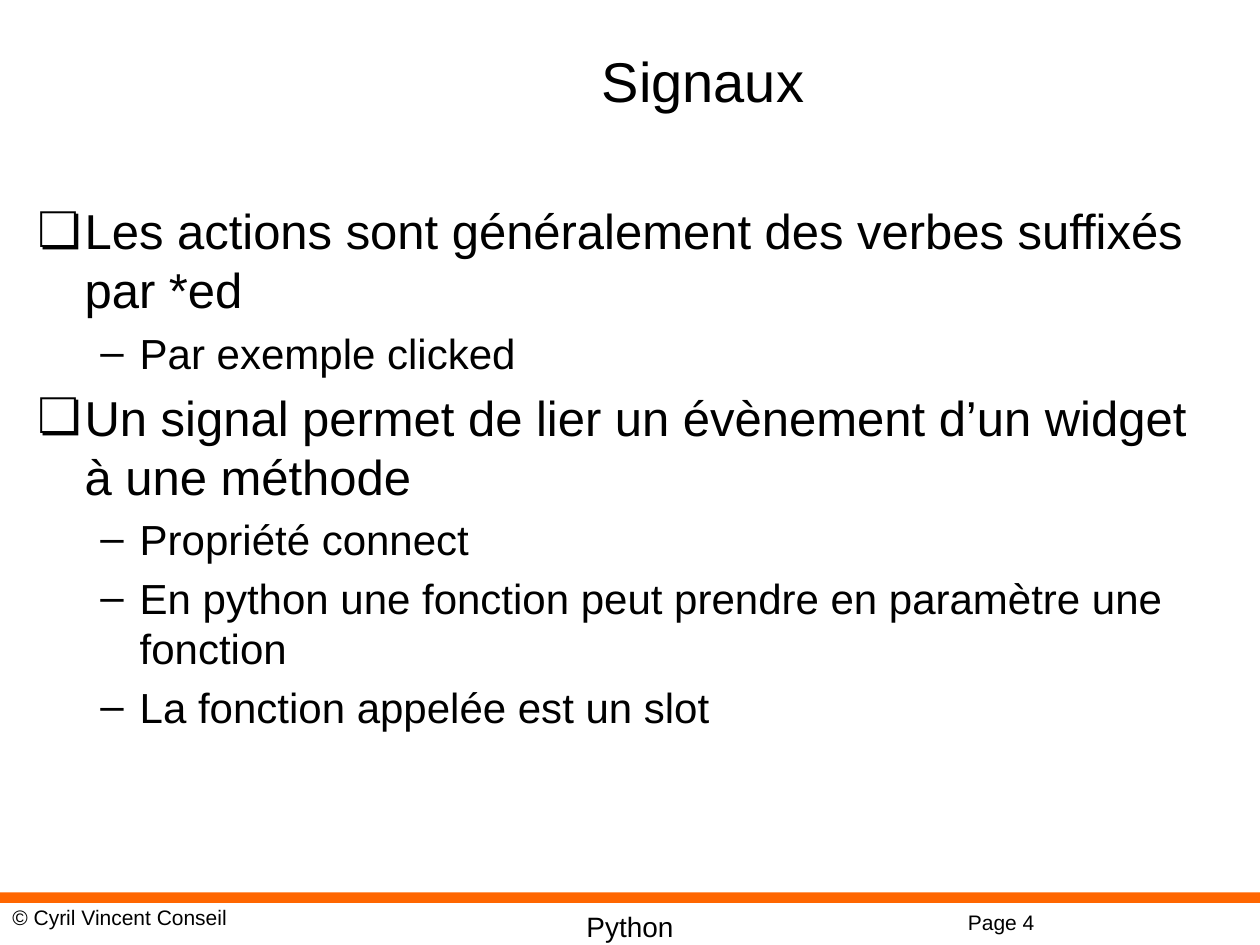
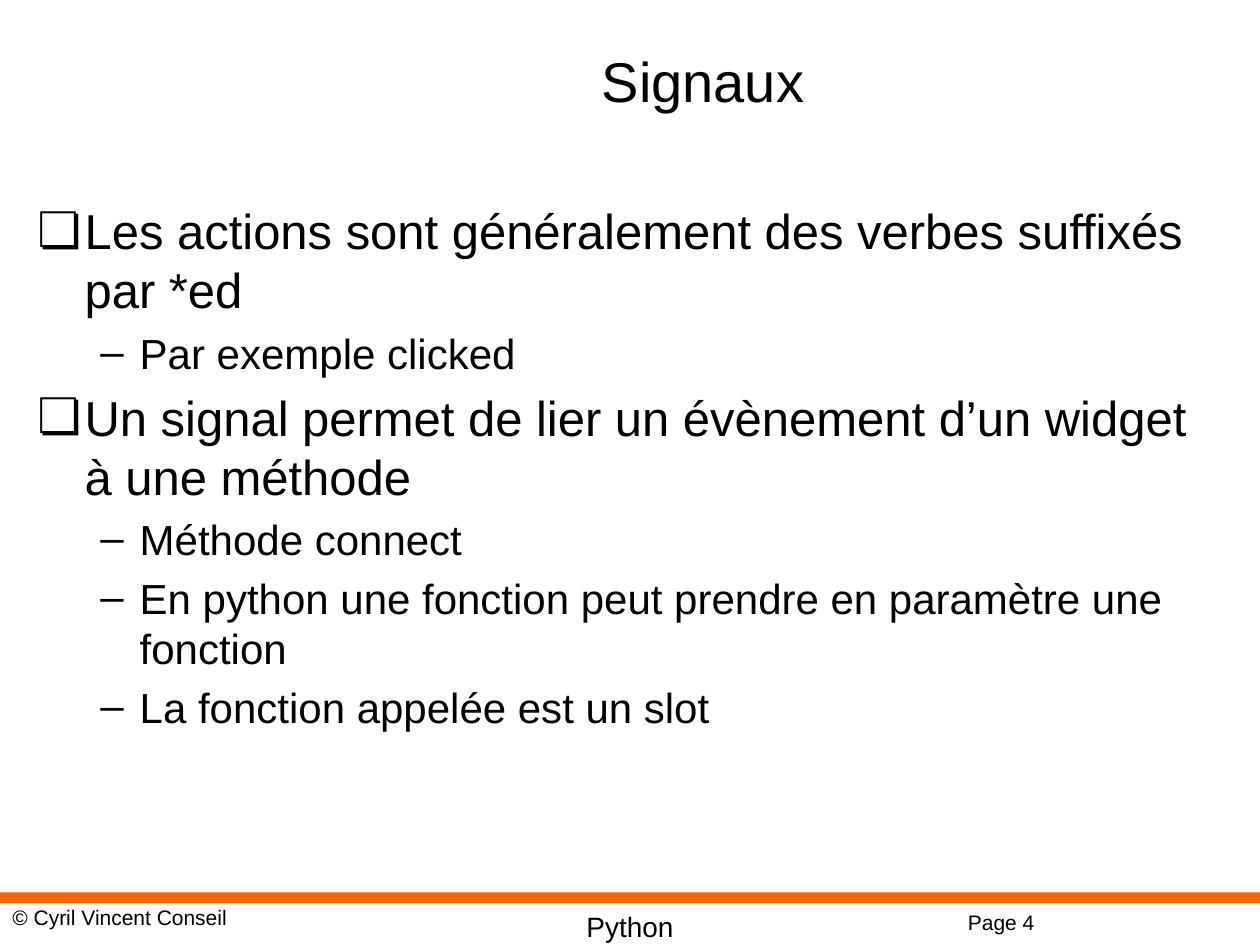
Before and after one commit to cyrilvincent/python-advanced, a slide deck: slide 4 of PPT/PyQt03-Actions.pptx. Drawn at 1260x945 pixels with LibreOffice and Linux fonts; fonts in the diff are those of the drawing; background and template pictures are left out. Boxes give left, top, right and bottom in pixels: in the first picture for what was removed or moved away, otherwise in the second. Text is boxed around its words. In the diff, an @@ line names an element or a change of style, - is before the commit and + after.

```diff
--- a/PPT/PyQt03-Actions.pptx
+++ b/PPT/PyQt03-Actions.pptx
@@ text at (x1=140, y1=524, x2=462, y2=556): text changed @@
-  – Propriété connect
+  – Méthode connect
```
Also in this commit, not shown: 4 other files.
